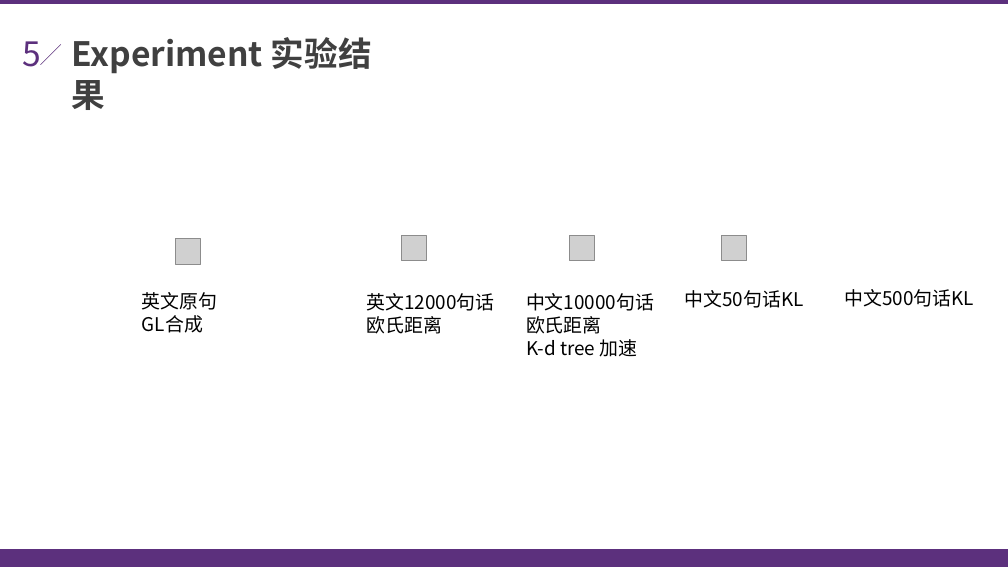
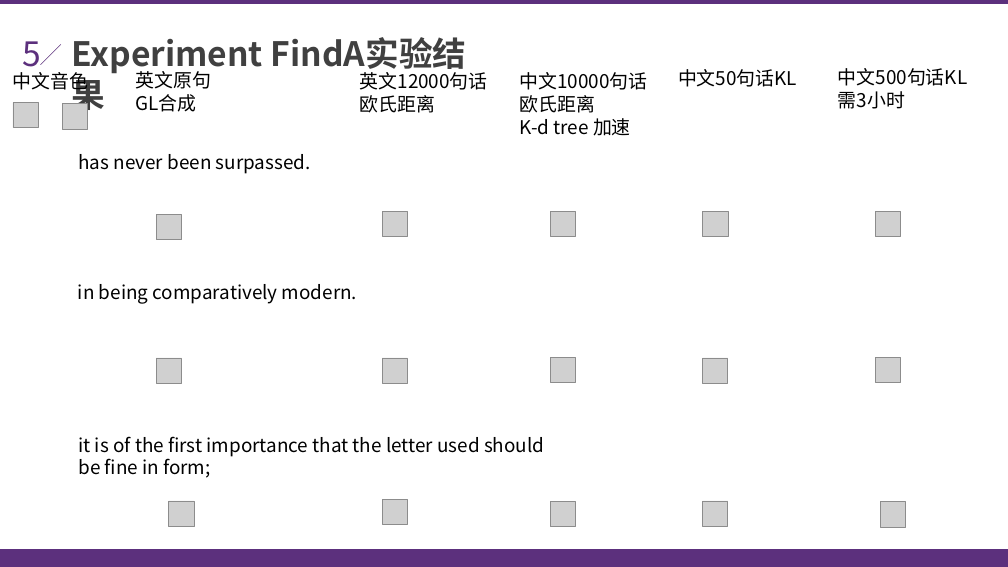
Before and after one commit to ruclion/ppg_projector_chenxuey20, a slide deck: slide 1 of ppt.pptx. Drawn at 1008x567 pixels with LibreOffice and Linux fonts; fonts in the diff are those of the drawing; grey boxes stand for pictures. Boxes give left, top, right and bottom in pixels: in the first picture for what was removed or moved away, otherwise in the second. Text is boxed around its words. In the diff, an @@ line names an element or a change of style, - is before the commit and + after.

Commit message:
补上完整的demo，3句话，是否需要提供除了声音demo以外，比如ppg dist的信息？

```diff
--- a/ppt.pptx
+++ b/ppt.pptx
@@ text at [71,39,263,76]: text changed @@
-Experiment 实验结果
+Experiment FindA实验结果
@@ text added at [12,72,88,94], 18 pt, text #000000 @@
+中文音色
@@ 4 texts: place and size @@
-4 texts at [142,290,804,357]
+4 texts at [135,69,797,136]
@@ text "中文500句话KL": place and size @@
-text "中文500句话KL" at [844,289,974,307]
+text "中文500句话KL" at [838,68,968,109]
@@ picture added at [13,103,38,128] @@
@@ picture added at [62,104,87,129] @@
@@ text at [838,91,905,109]: paragraph added @@
+需3小时
@@ text added at [78,154,311,174], 18 pt, text #000000 @@
+has never been surpassed.
@@ 4 pictures: place and size @@
-4 pictures at [175,235,747,264]
+4 pictures at [157,211,728,240]
@@ picture added at [876,211,901,236] @@
@@ text added at [78,284,357,304], 18 pt, text #000000 @@
+in being comparatively modern.
@@ picture added at [157,358,181,383] @@
@@ picture added at [382,358,407,383] @@
@@ picture added at [551,357,575,382] @@
@@ picture added at [702,358,727,383] @@
@@ picture added at [876,358,901,383] @@
@@ text added at [78,436,544,478], 18 pt, text #000000 @@
+it is of the first importance that the letter used should be fine in form;
@@ picture added at [169,501,194,526] @@
@@ picture added at [382,499,407,524] @@
@@ picture added at [551,501,575,526] @@
@@ picture added at [702,501,727,526] @@
@@ picture added at [880,502,905,527] @@
```
